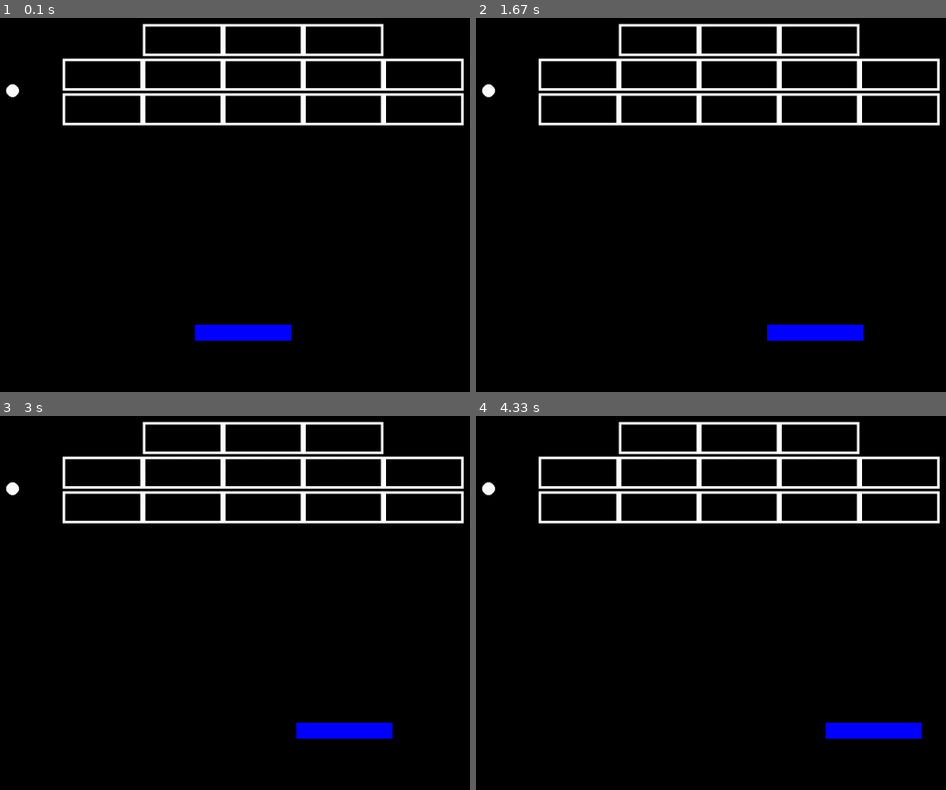
Above: before the commit, frames 1-4 (two rows, left to right).
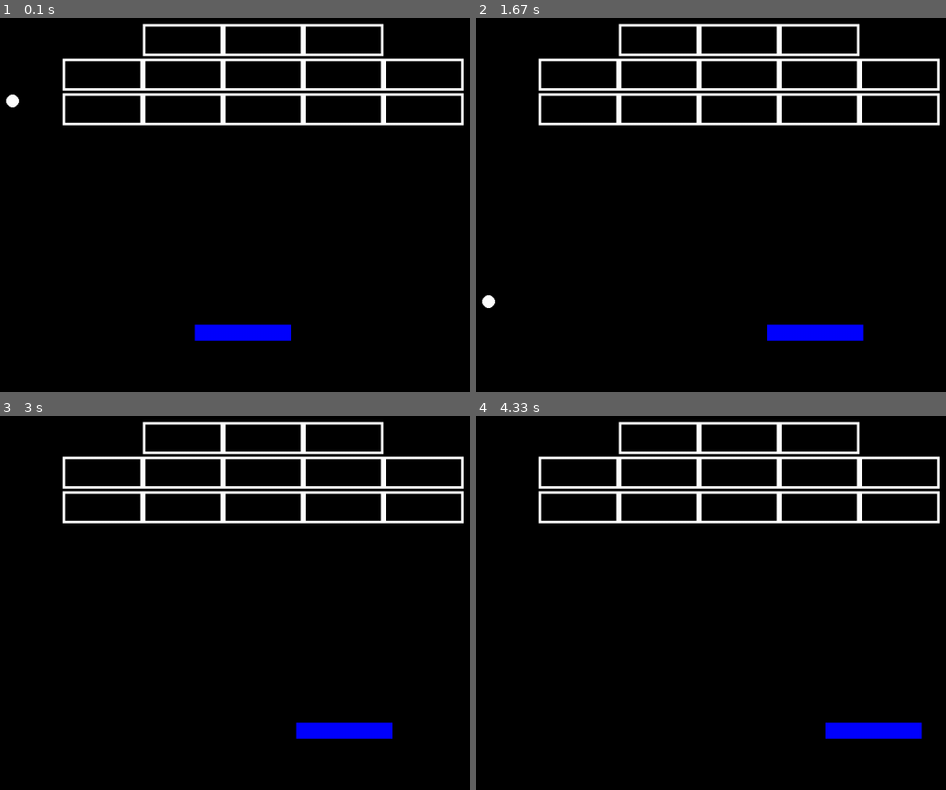
Above: after the commit, the same moments.

Repository: Random7-JF/pygame
Game: pygame game, started from main.py
Same seed, same stepped clock (60 frames per second), same inputs: the game is played once before the commit and once after it.
Inputs:
- Up to frame 1 (0.1 s): no input
- Up to frame 2 (1.67 s): hold D 0.33-0.8 s; hold D 0.83-1.3 s; hold A from 1.33 s (still down)
- Up to frame 3 (3 s): release A at 1.87 s; hold A 1.9-2.3 s; hold D 2.33-2.97 s
- Up to frame 4 (4.33 s): hold A 3-3.47 s; hold D 3.5-3.97 s; hold D from 4 s (still down)

The runs differ from the first frame. In frame 1, 0.1% of the frame differs, in the area x 1-5%, y 17-24%; in frame 2, 0.2%, in the area x 1-5%, y 17-78%; in frame 3, less than 0.1%; in frame 4, less than 0.1%.

Commit message:
added ball movement

Diff:
--- a/game/constants.py
+++ b/game/constants.py
@@ -5,7 +5,7 @@
 #Level Settings
 LEVEL_BLOCK_WIDTH=125
 LEVEL_BLOCK_HEIGHT=50
-BALL_SPEED=350
+BALL_SPEED=200
 
 #Player Settings
 PLAYER_MOVE_SPEED=250
--- a/object/ball.py
+++ b/object/ball.py
@@ -10,8 +10,8 @@
         self.rotation = 0
 
     def draw(self, screen):
-        pygame.draw.circle(screen, "white", self.position, self.radius)
+        pygame.draw.circle(screen, "white", (self.position.x, self.position.y), self.radius)
 
     def update(self, delta_time):
-        pass
-        #self.position = self.position + BALL_SPEED * delta_time
+        self.velocity.y = BALL_SPEED * delta_time
+        self.position.y += self.velocity.y
